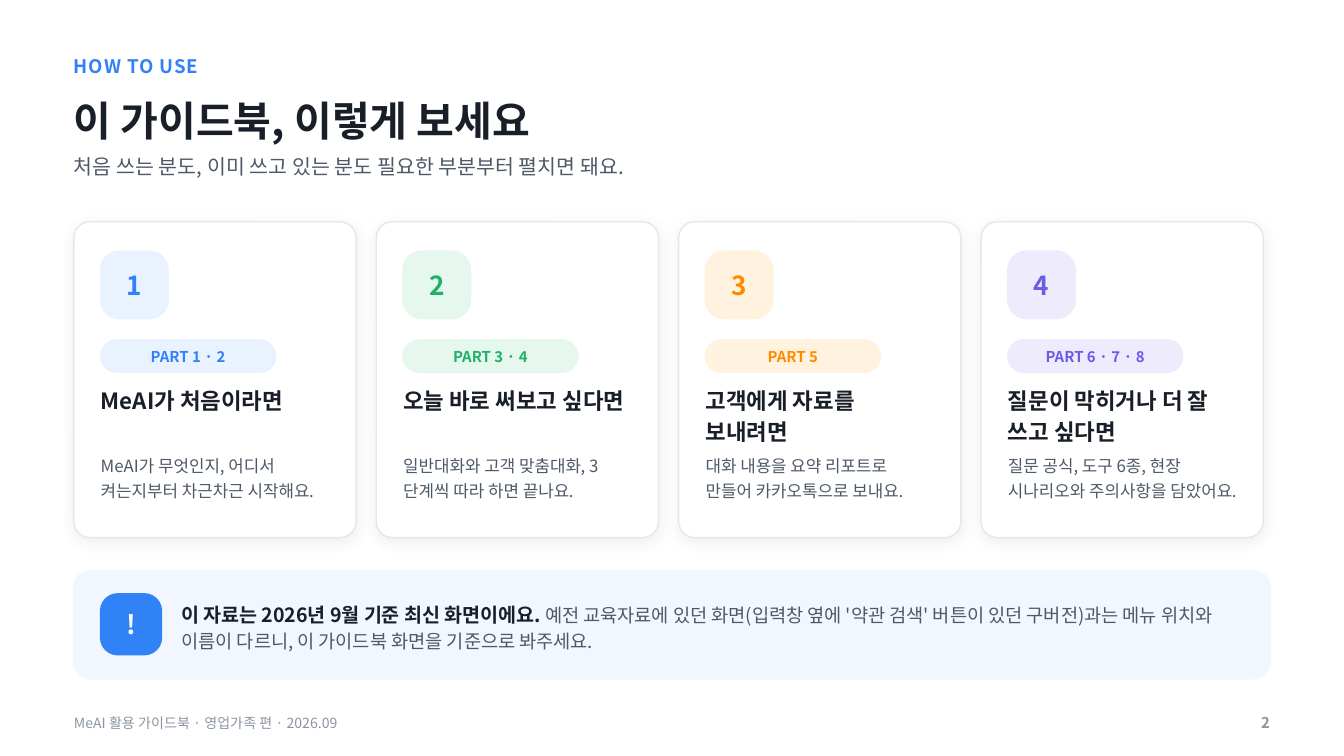
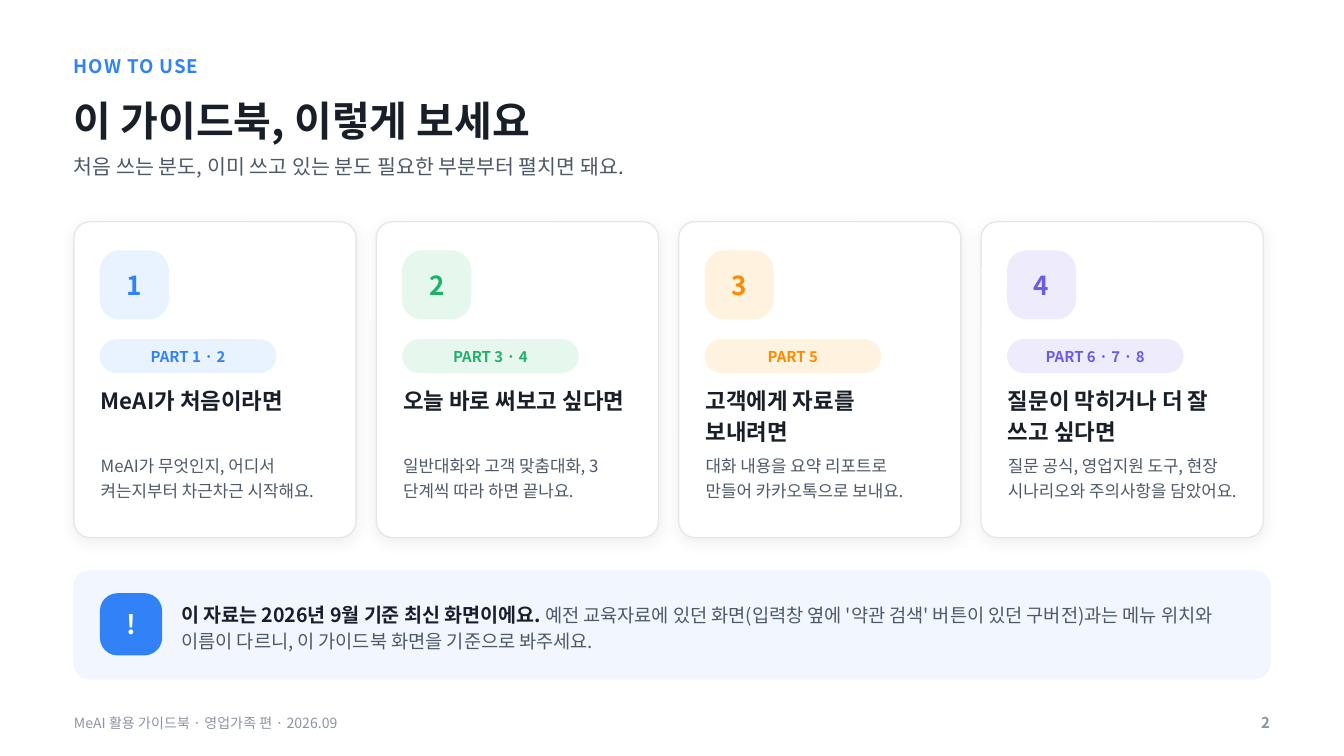
Before and after one commit to hunx11-sys/MeAI, a slide deck: slide 2 of docs/MeAI_활용가이드북_영업가족편_2026.09.pptx. Drawn at 1344x756 pixels with LibreOffice and Linux fonts; fonts in the diff are those of the drawing. Boxes give left, top, right and bottom in pixels: in the first picture for what was removed or moved away, otherwise in the second. Text is boxed around its words. In the diff, an @@ line names an element or a change of style, - is before the commit and + after.

```diff
--- a/docs/MeAI_활용가이드북_영업가족편_2026.09.pptx
+++ b/docs/MeAI_활용가이드북_영업가족편_2026.09.pptx
@@ text at (1008,458,1236,499): text changed @@
-질문 공식, 도구 6종, 현장 시나리오와 주의사항을 담았어요.
+질문 공식, 영업지원 도구, 현장 시나리오와 주의사항을 담았어요.
```
Also in this commit, not shown: 14 other slides changed, 4 slides added, 1 slide removed, 1 other file.
